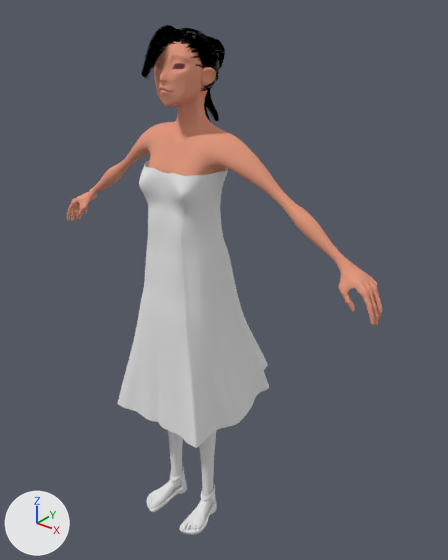
The Blender file LIB/Setup/Isabelle/Isabelle_Setup_04.blend, before and after one commit.
The view is the same before and after, from a camera (50 mm lens) standing at (1.23, -1.389, 1.816) and looking at (0.037, 0.103, 0.891). The lights are fixed; the arrows at lower left show +X, +Y and +Z.

In view in the first picture: 'Isabelle_Cheveux.001', 'Isabelle_Corp', 'Isabelle_Sandale', 'laSoeur_corp.002'.
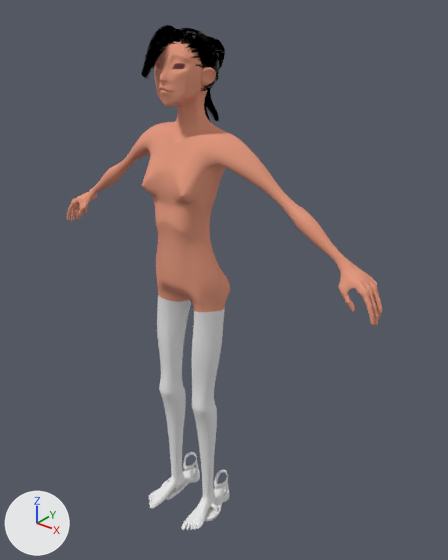
Where the change shows, as pixel boxes (x1, y1, x2, y2) in the pictures (448 x 560 px):
```json
{"object": "laSoeur_corp.002", "change": "hidden", "before": [118, 161, 269, 448]}
{"object": "Isabelle_Sandale", "change": "moved", "before": [147, 465, 217, 535], "after": [161, 452, 229, 521]}
```

Scene script edits in JSON lines:
```json
{"op": "set", "path": "ob_isabelle_sandale.location", "old": "(0.0, -0.044, 0.0)", "new": "(0.0, 0.035, 0.0)"}
{"op": "remove", "block": "ob_lasoeur_corp_002", "code": "ob_lasoeur_corp_002.parent = ob_isabelle_corp"}
{"op": "remove", "block": "ob_lasoeur_corp_002", "code": "ob_lasoeur_corp_002.matrix_parent_inverse = Matrix(((0.845, 0.0, 0.0, 0.0), (0.0, 0.845, 0.0, -0.0298), (0.0, 0.0, 0.845, 0.0), (0.0, 0.0, 0.0, 1.0)))"}
{"op": "set", "path": "ob_lasoeur_corp_002.scale", "old": "(1.18, 1.18, 1.18)", "new": "(1.0, 1.0, 1.0)"}
{"op": "set", "path": "ob_lasoeur_corp_002.location", "old": "(0.0, 0.0353, 0.0)", "new": "(0.0, 0.0, 0.0)"}
{"op": "add", "block": "ob_lasoeur_corp_002", "code": "ob_lasoeur_corp_002.hide_viewport = True"}
```
